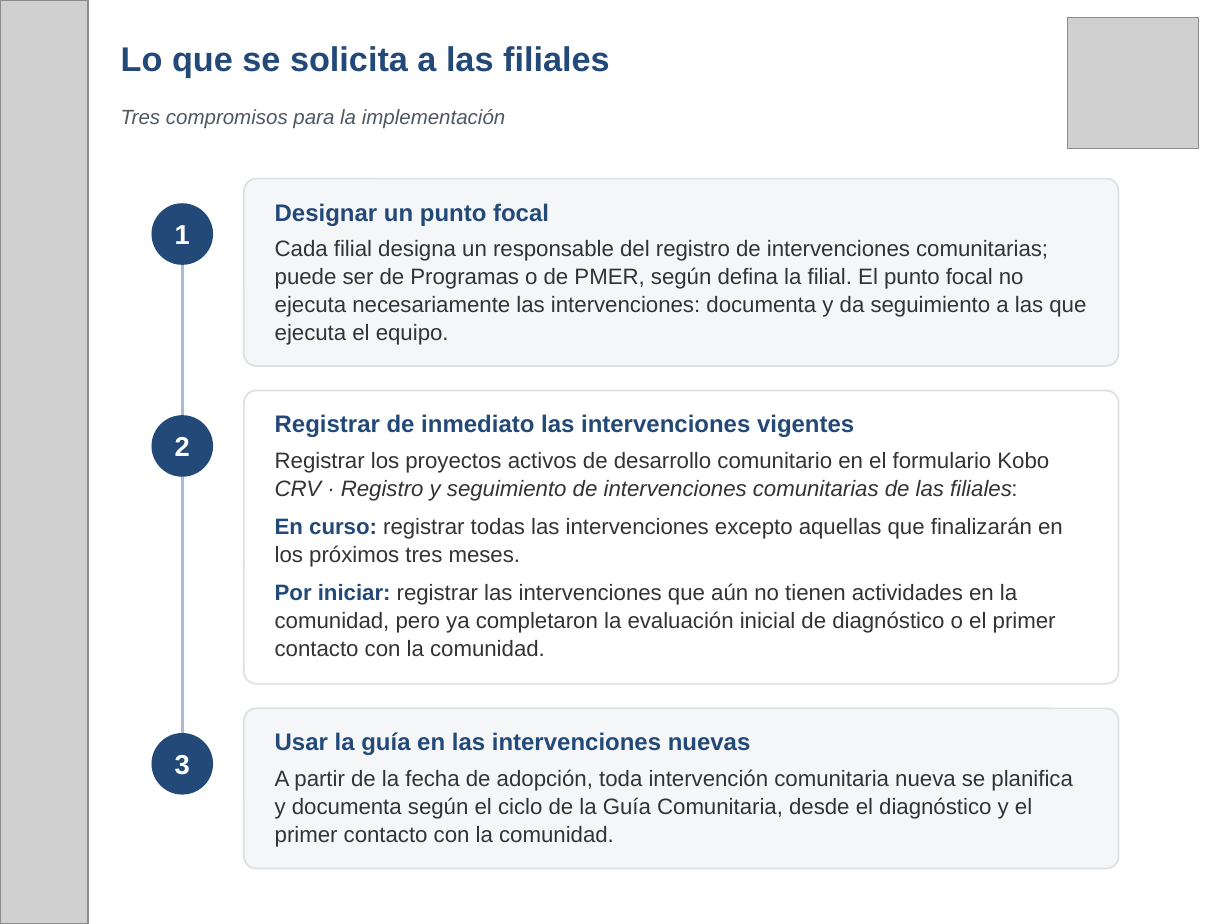
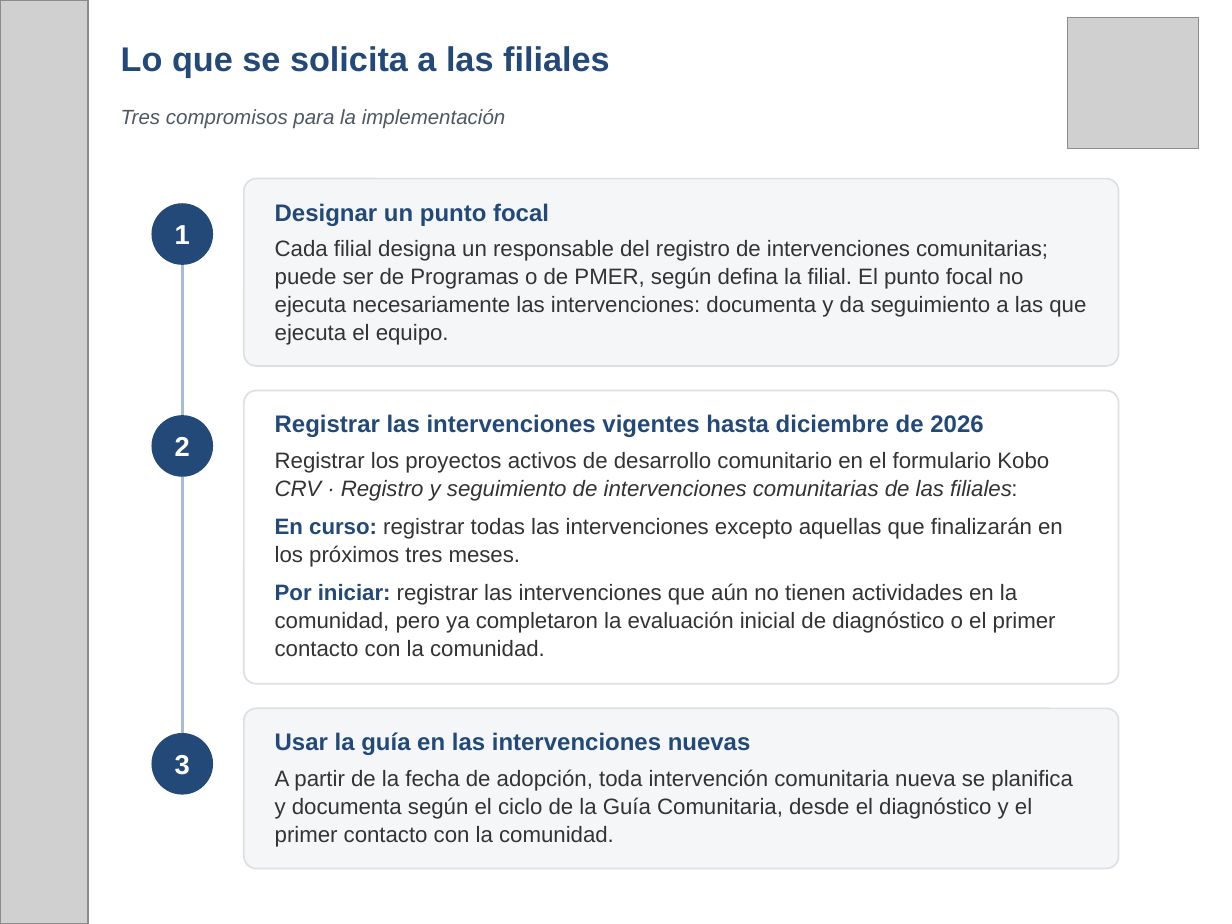
Before and after one commit to fmblancop/Hoja-de-Ruta-CRV, a slide deck: slide 13 of Hoja_de_Ruta_CRV_presentacion.pptx (slide 12 before the commit). Drawn at 1232x924 pixels with LibreOffice and Linux fonts; fonts in the diff are those of the drawing; grey boxes stand for pictures. Boxes give left, top, right and bottom in pixels: in the first picture for what was removed or moved away, otherwise in the second. Text is boxed around its words. In the diff, an @@ line names an element or a change of style, - is before the commit and + after.

```diff
--- a/Hoja_de_Ruta_CRV_presentacion.pptx
+++ b/Hoja_de_Ruta_CRV_presentacion.pptx
@@ text at [275,414,983,437]: text changed @@
-Registrar de inmediato las intervenciones vigentes
+Registrar las intervenciones vigentes hasta diciembre de 2026
```
Also in this commit, not shown: 6 other slides changed, 4 slides added, 2 slides removed.
